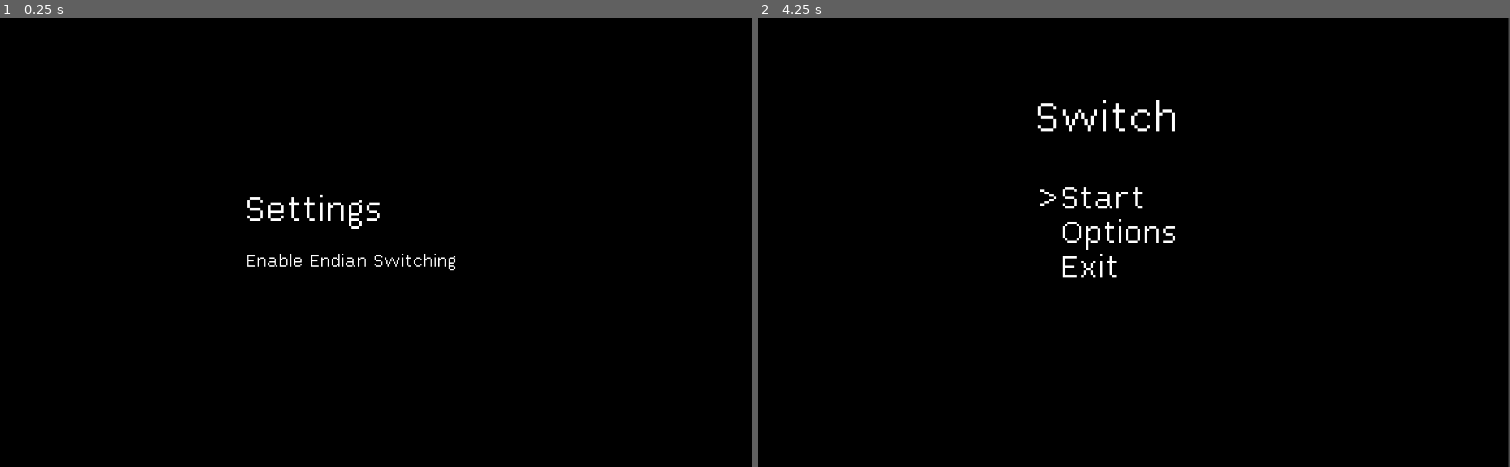
Above: before the commit, frames 1-2 (left to right).
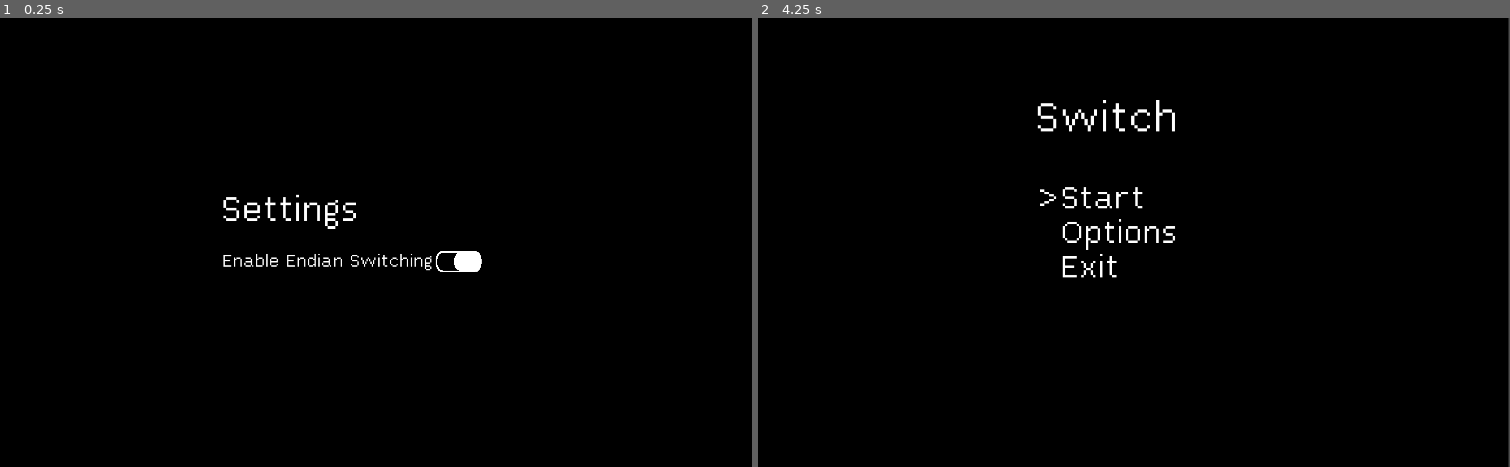
Above: after the commit, the same moments.

Repository: DragonCat4012/Switch
Game: Godot game, scene res://Scenes/OptionsScene.tscn
The game is run twice, just before and just after one commit, with the same random seed, the same clock (stepped at 60 frames per second) and the same inputs. This scene is started directly instead of the project's main scene.
Inputs (mouse positions are in pixels of both pictures, inside the frame that each line leads up to):
- Up to frame 1 (0.25 s): no input
- Up to frame 2 (4.25 s): tap Enter (ui_accept) at 0.5, 0.77, 1.25, 1.52, 2, 2.75, 3.02, 3.5, 3.77 s; move the mouse to (1284, 220) at 0.52 s; hold Up (ui_up) 0.53-1.28 s; click (1284, 220) at 0.67 s; move the mouse to (953, 264) at 1.27 s; hold Down (ui_down) 1.28-2.03 s; click (953, 264) at 1.42 s; move the mouse to (1194, 143) at 2.02 s; hold Up (ui_up) 2.03-3.53 s; click (1194, 143) at 2.17 s; move the mouse to (1073, 332) at 2.77 s; click (1073, 332) at 2.92 s; move the mouse to (1352, 309) at 3.52 s; hold Down (ui_down) from 3.53 s (still down); click (1352, 309) at 3.67 s; tap Escape (ui_cancel) at 4.15 s

The runs differ from the first frame. In frame 1, 1.2% of the frame differs, in the area x 29-65%, y 39-57%; in frame 2, nothing differs.

Commit message:
add endianess options part 1/2

Diff:
--- a/Scenes/OptionsScene.gd
+++ b/Scenes/OptionsScene.gd
@@ -1,10 +1,19 @@
 extends Node2D
 
+@onready var endianToggle = $CenterContainer/VBoxContainer/CenterContainer2/VBoxContainer/HBoxContainer/CenterContainer/NinePatchRect
 const File_name = "user://saves.json"
 var isEndianSwitchingEnabled = false
 var saveDict = {
 	"isEndianSwitchingEnabled": true
 }
+
+func _input(event):
+	var x = $CenterContainer/VBoxContainer/CenterContainer2/VBoxContainer/HBoxContainer/CenterContainer/NinePatchRect
+	if event is InputEventMouseButton and event.is_pressed():
+		if x.get_rect().has_point(to_local(event.position)):
+			print("toggg") # TODO: toggle click not detected
+			isEndianSwitchingEnabled = !isEndianSwitchingEnabled
+			updateEndianSwitch()
 
 func _process(delta):
 	if Input.is_action_just_pressed("ui_cancel"):
@@ -12,10 +21,18 @@
 		get_tree().change_scene_to_file("res://menu.tscn")
 
 func saveSettings():
-	#if not FileAccess.file_exists((File_name)):
-
 	var file = FileAccess.open(File_name, FileAccess.WRITE)
 	saveDict["isEndianSwitchingEnabled"] = isEndianSwitchingEnabled
 
 	file.store_string(JSON.stringify(saveDict))
 	file.close()
+
+# UI
+func updateEndianSwitch():
+	var onTexture = "res://Sprites/Toggle/on.PNG"
+	var offTexture = "res://Sprites/Toggle/off.PNG"
+	var toggle = $CenterContainer/VBoxContainer/CenterContainer2/VBoxContainer/HBoxContainer/CenterContainer/NinePatchRect
+	if isEndianSwitchingEnabled:
+		toggle.texture = load(onTexture)
+	else:
+		toggle.texture = load(offTexture)
--- a/Scenes/OptionsScene.tscn
+++ b/Scenes/OptionsScene.tscn
@@ -1,7 +1,8 @@
-[gd_scene load_steps=3 format=3 uid="uid://dinjnt7s281as"]
+[gd_scene load_steps=4 format=3 uid="uid://dinjnt7s281as"]
 
 [ext_resource type="FontFile" uid="uid://b2cswqm32sj5f" path="res://Lex.ttf" id="1_4y4xp"]
 [ext_resource type="Script" path="res://Scenes/OptionsScene.gd" id="1_xolb3"]
+[ext_resource type="Texture2D" uid="uid://dofknt3s3xf8m" path="res://Sprites/Toggle/on.PNG" id="3_lkvmw"]
 
 [node name="OptionsScene" type="Node2D"]
 script = ExtResource("1_xolb3")
@@ -41,3 +42,11 @@
 theme_override_fonts/font = ExtResource("1_4y4xp")
 theme_override_font_sizes/font_size = 50
 text = "Enable Endian Switching"
+
+[node name="CenterContainer" type="CenterContainer" parent="CenterContainer/VBoxContainer/CenterContainer2/VBoxContainer/HBoxContainer"]
+layout_mode = 2
+
+[node name="NinePatchRect" type="NinePatchRect" parent="CenterContainer/VBoxContainer/CenterContainer2/VBoxContainer/HBoxContainer/CenterContainer"]
+custom_minimum_size = Vector2(110, 50)
+layout_mode = 2
+texture = ExtResource("3_lkvmw")
--- a/game.gd
+++ b/game.gd
@@ -1,5 +1,10 @@
 extends Node2D
 
+# Settings
+const File_name = "user://saves.json"
+var isEndianSwitchingEnabled = true
+
+# Nodes
 @onready var lamp1 = $"MarginContainer/Lamp 1"
 @onready var lamp2 = $"MarginContainer/Lamp 2"
 @onready var lamp3 = $"MarginContainer/Lamp 3"
@@ -27,6 +32,7 @@
 }
 
 func _ready():
+	loadOptions()
 	scoreLabel.text = "Score: 0"
 	_init_game()
 
@@ -34,6 +40,12 @@
 func _process(delta):
 	if Input.is_action_just_pressed("ui_cancel"):
 		get_tree().change_scene_to_file("res://menu.tscn")
+
+func loadOptions():
+	if FileAccess.file_exists((File_name)):
+		var file = FileAccess.open(File_name, FileAccess.READ)
+		var dict = JSON.parse_string(file.get_as_text())
+		isEndianSwitchingEnabled = dict[isEndianSwitchingEnabled]
 
 func _init_game():
 	lamp1.reset()
@@ -43,7 +55,10 @@
 	initNumber()
 	updateCurrentNumber(true)
 
-	smallEndian = randi()% 2 == 0
+	if isEndianSwitchingEnabled:
+		smallEndian = randi()% 2 == 0
+	else:
+		smallEndian = false
 	updateEndian()
 
 func updateEndian():
Binary file added: Sprites/Toggle/off.PNG
Not shown, added: Sprites/Toggle/off.PNG.import
Binary file added: Sprites/Toggle/on.PNG
Not shown, added: Sprites/Toggle/on.PNG.import
